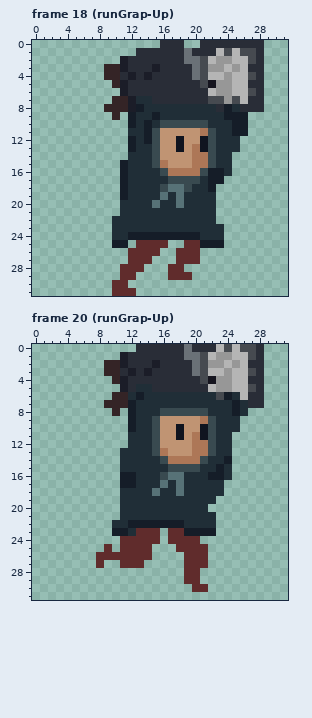
File history of a pixel-art file, marcuzjam 7 2022/Assets/Sprites/Player/player.aseprite. This is how it looked before the edit.
32x32 pixels, 49 frames. Shown: frame 18 (runGrap-Up), frame 20 (runGrap-Up).
Now the later version:
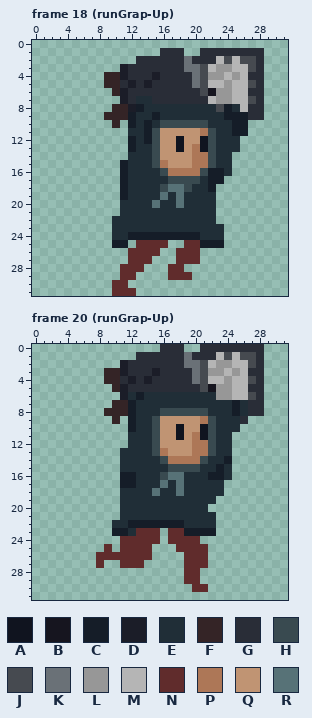
Palette (. is transparent): A #10141f  B #16151f  C #151d28  D #1b1d28  E #202e37  F #342426  G #292d37  H #394a50  J #464a50  K #6a7177  L #979797  M #b5b5b5  N #602c2c  P #ad7757  Q #c09473  R #577277
Commit: asdas asd
From old to new:
--- frame 18 (runGrap-Up), layer "Layer 4"
@@ x 0..31 @@
- 0 ................GGG..GGGGGGGG...
- 1 .............GGGGGGKGGGMJMJJG...
- 2 ...........DGGGGGGGKKJMLLMMJG...
- 3 .........FFDGGGDGGGGKJLLMLMGG...
- 4 .........FFGDGDGGGGGKJMMLMMJG...
- 5 ..........FDGGGGGGGGGJBLLMMGG...
- 6 ...........DGGGGGGGGGGMLLMMJG...
- 7 ..........FFDEEGGGGGGGJJLJMGG...
- 8 .........FFFDCEEEEEEEEEGCEGGG...
- 9 ..........F.CEECEEEEEEEECCC.....
-10 ............CECEHHHHHHEEECC.....
+ 0 ................................
+ 1 ................GGG..GGGGGGGG...
+ 2 .............GGGGGGKGGGMJMJJG...
+ 3 ...........DGGGGGGGKKJMLLMMJG...
+ 4 .........FFDGGGDGGGGKJLLMLMGG...
+ 5 .........FFGDGDGGGGGKJMMLMMJG...
+ 6 ..........FDGGGGGGGGGJBLLMMGG...
+ 7 ...........DGEEGGGGGGGMLLMMJG...
+ 8 ..........FFDCEEEEEEEEEJCEMGG...
+ 9 .........FFFCEECEEEEEEEECCCGG...
+10 ..........F.CECEHHHHHHEEECC.....
 11 ............EECHQQQQQPHEECC.....
--- frame 20 (runGrap-Up), layers "Layer 3", "Layer 4"
@@ x 0..31 @@
- 0 .............GGGGGGKGGGMJMJJG...
- 1 ...........DGGGGGGGKKJMLLMMJG...
- 2 .........FFDGGGDGGGGKJLLMLMGG...
- 3 .........FFGDGDGGGGGKJMMLMMJG...
- 4 ..........FDGGGGGGGGGJBLLMMGG...
- 5 ...........DGEEGGGGGGGMLLMMJG...
- 6 ..........FFECEEEEEEEEEJCEMGG...
- 7 .........FFFCEEEEEEEEEEEECEGG...
- 8 ..........F.CEEEHHHHHHEEECE.....
- 9 ............CEEHQQQQQPHEEE......
+ 0 ................GGG..GGGGGGGG...
+ 1 .............GGGGGGKGGGMJMJJG...
+ 2 ...........DGGGGGGGKKJMLLMMJG...
+ 3 .........FFDGGGDGGGGKJLLMLMGG...
+ 4 .........FFGDGDGGGGGKJMMLMMJG...
+ 5 ..........FDGGGGGGGGGJBLLMMGG...
+ 6 ...........DECEEEEEEEEELLMMJG...
+ 7 ..........FFCEEEEEEEEEEEECEGG...
+ 8 .........FFFCEEEHHHHHHEEECEGG...
+ 9 ..........F.CEEHQQQQQPHEEEG.....
 10 ............CEEHQQAQQAHEEE......
